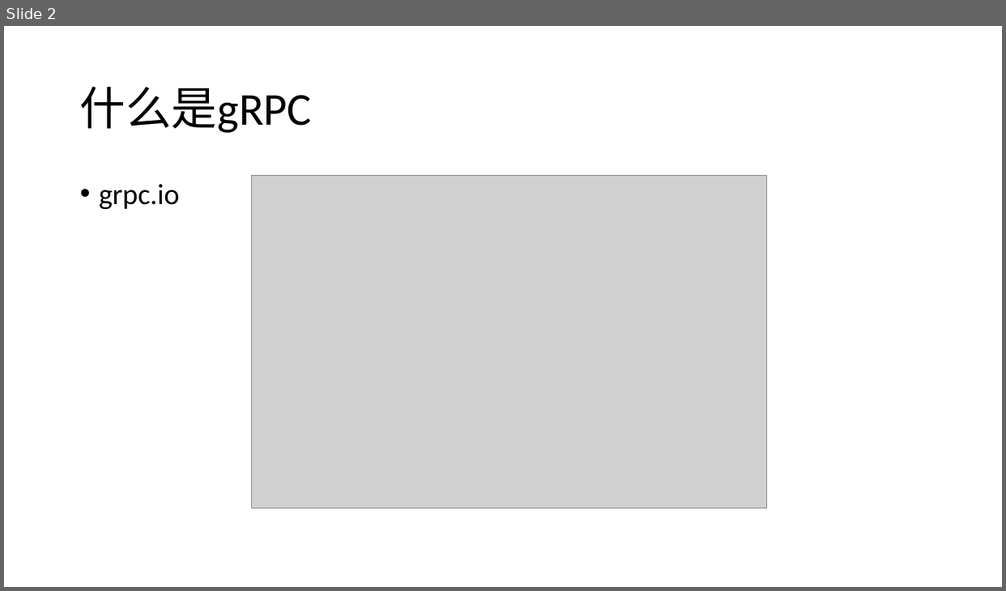
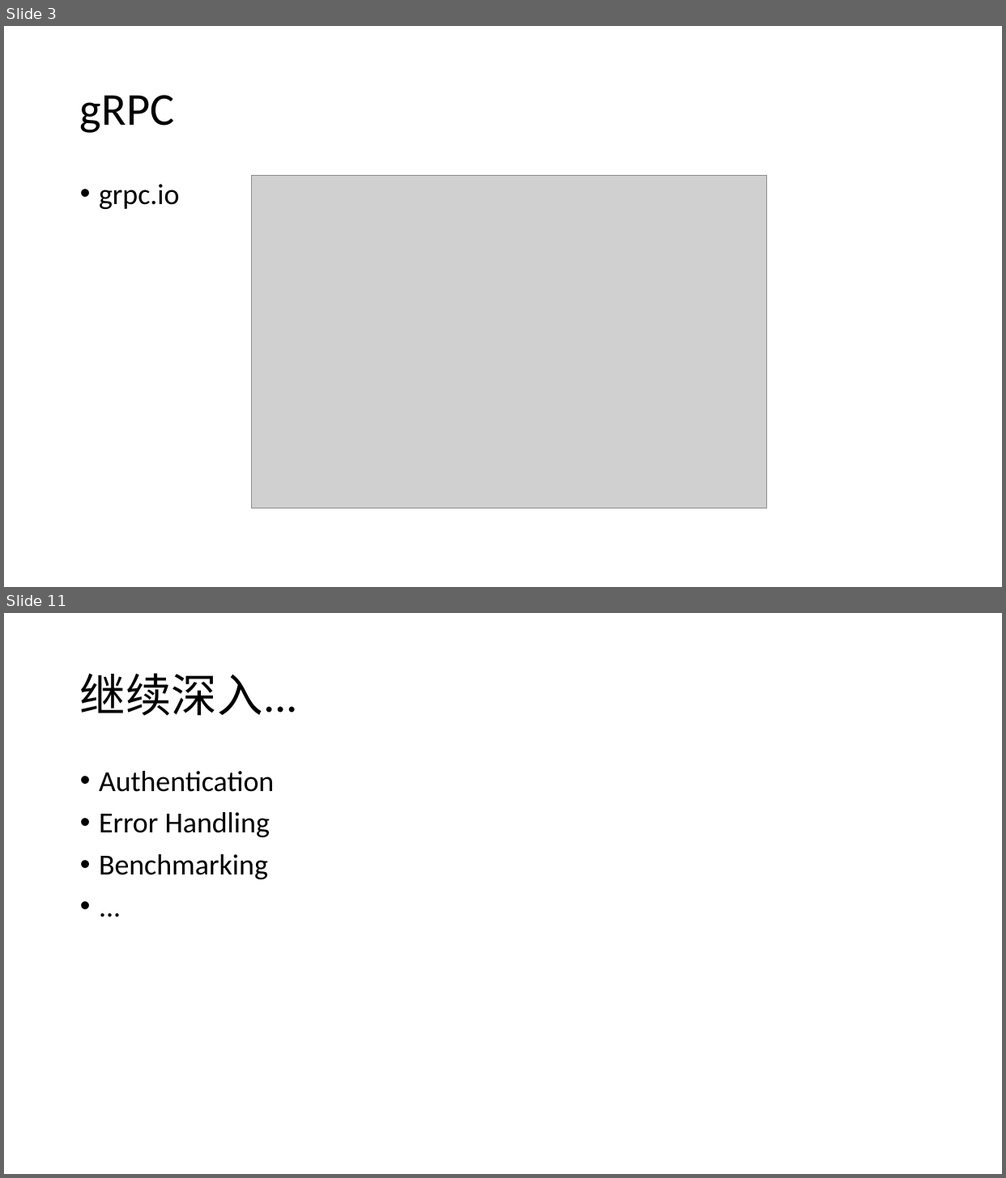
Before and after one commit to llaoj/my-share, a slide deck: grpc/index.pptx. Shown one above the other, each under a label of ours: slide 2 before the commit, slides 3 and 11 after it; the slides between them are not shown. The pictures are 1006x591 and 1006x1178 pixels, drawn with LibreOffice and Linux fonts; fonts in the diff are those of the drawing; grey boxes stand for pictures. Boxes give left, top, right and bottom in pixels: in the first picture for what was removed or moved away, otherwise in the second. Text is boxed around its words. In the diff, an @@ line names an element or a change of style, - is before the commit and + after.

```diff
--- a/grpc/index.pptx
+++ b/grpc/index.pptx
@@ slide 11 added at bbox=[4, 613, 1002, 1174], background #FFFFFF @@
@@ title added at bbox=[80, 673, 298, 716], 44 pt, text #000000 @@
+继续深入...
@@ text added at bbox=[99, 771, 274, 879], 28 pt, text #000000 @@
+• Authentication
+• Error Handling
+• Benchmarking
+• ...
@@ what was slide 2 is now slide 3 @@
@@ slide 3 changed as well @@
@@ title at bbox=[80, 95, 174, 133]: text changed @@
-什么是gRPC
+gRPC
```
Also in this commit, not shown: 4 other slides changed, 5 other slides added.
